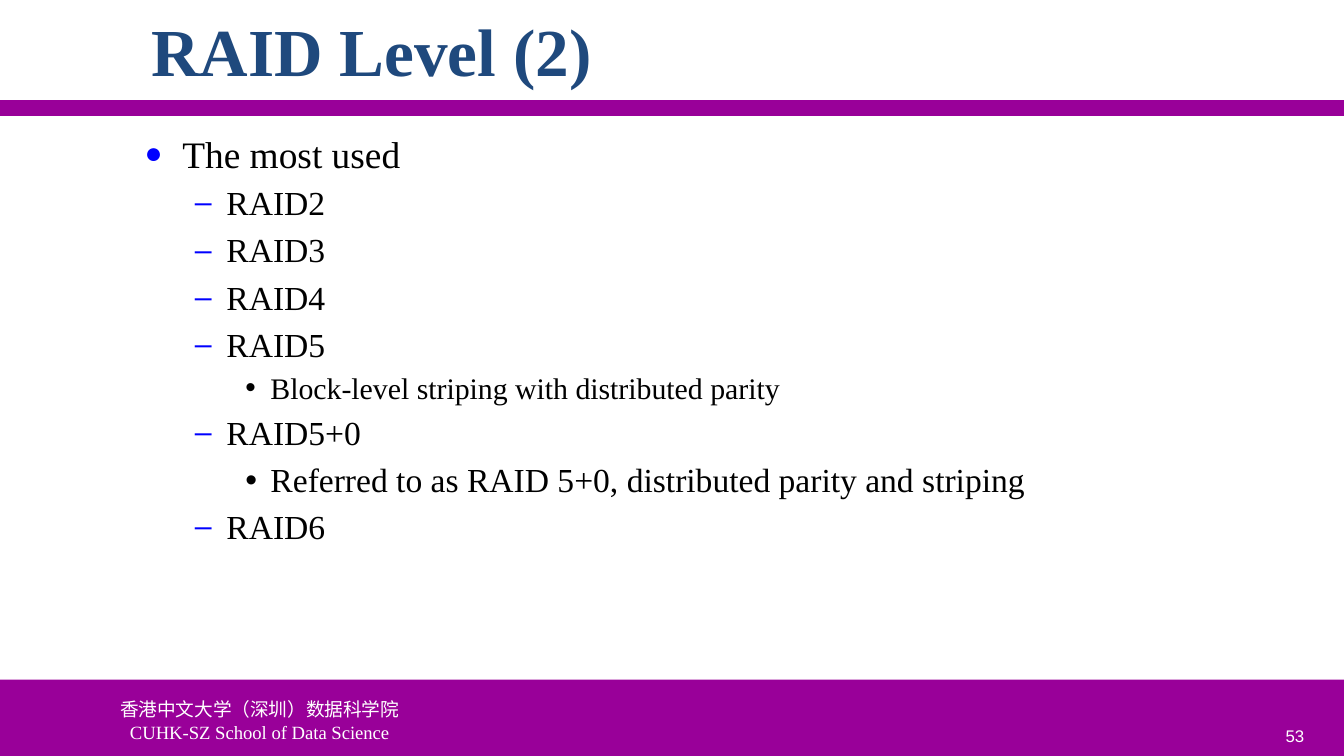
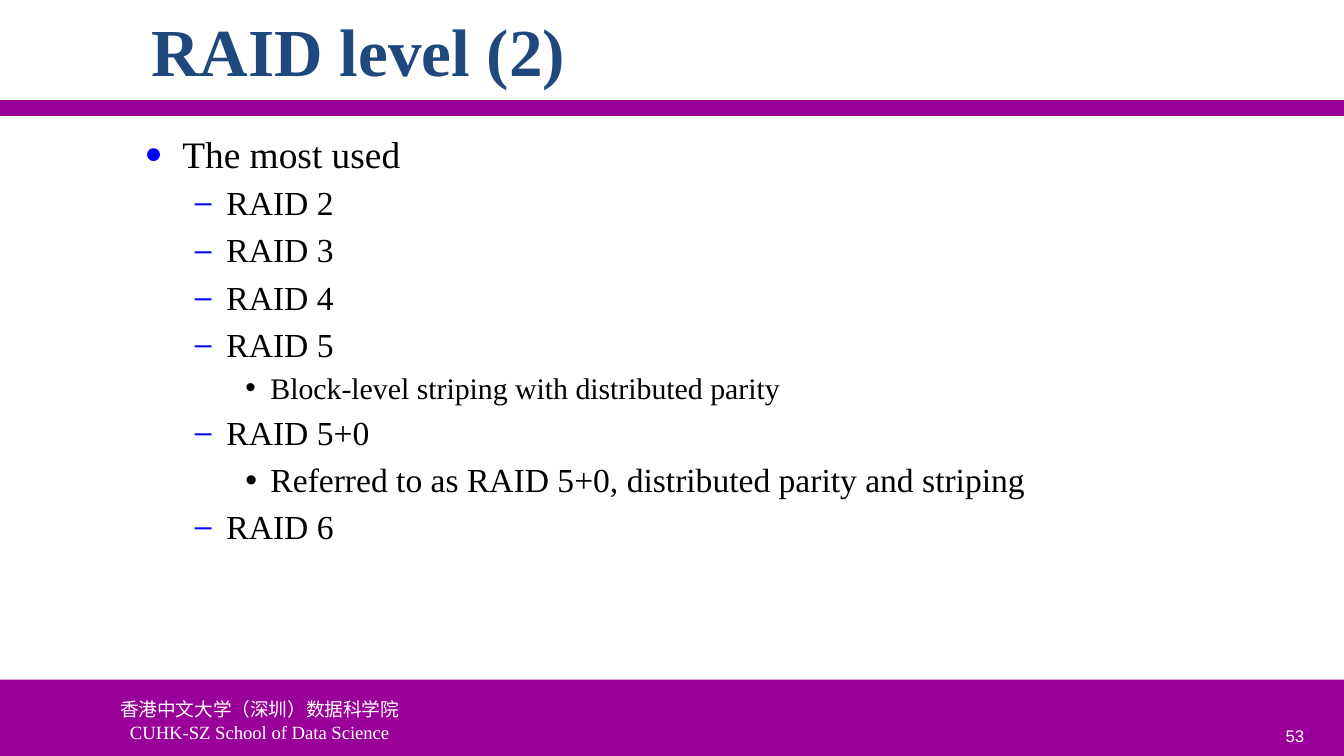
Before and after one commit to ychung1103/ychung1103.github.io, a slide deck: slide 53 of Slides/CSC6103/VT-05 Storage Virtualization.pptx. Drawn at 1344x756 pixels with LibreOffice and Linux fonts; fonts in the diff are those of the drawing; background and template pictures are left out. Boxes give left, top, right and bottom in pixels: in the first picture for what was removed or moved away, otherwise in the second. Text is boxed around its words. In the diff, an @@ line names an element or a change of style, - is before the commit and + after.

```diff
--- a/Slides/CSC6103/VT-05 Storage Virtualization.pptx
+++ b/Slides/CSC6103/VT-05 Storage Virtualization.pptx
@@ title at [151, 29, 565, 89]: text changed @@
-RAID Level (2)
+RAID level (2)
@@ text at [226, 192, 334, 358]: spaces changed @@
-  – RAID2
-  – RAID3
-  – RAID4
-  – RAID5
+  – RAID 2
+  – RAID 3
+  – RAID 4
+  – RAID 5
@@ text at [226, 422, 370, 446]: spaces changed @@
-  – RAID5+0
+  – RAID 5+0
@@ text at [226, 516, 334, 540]: spaces changed @@
-  – RAID6
+  – RAID 6
```
Also in this commit, not shown: 22 other slides changed, 1 slide added, 1 other file.
